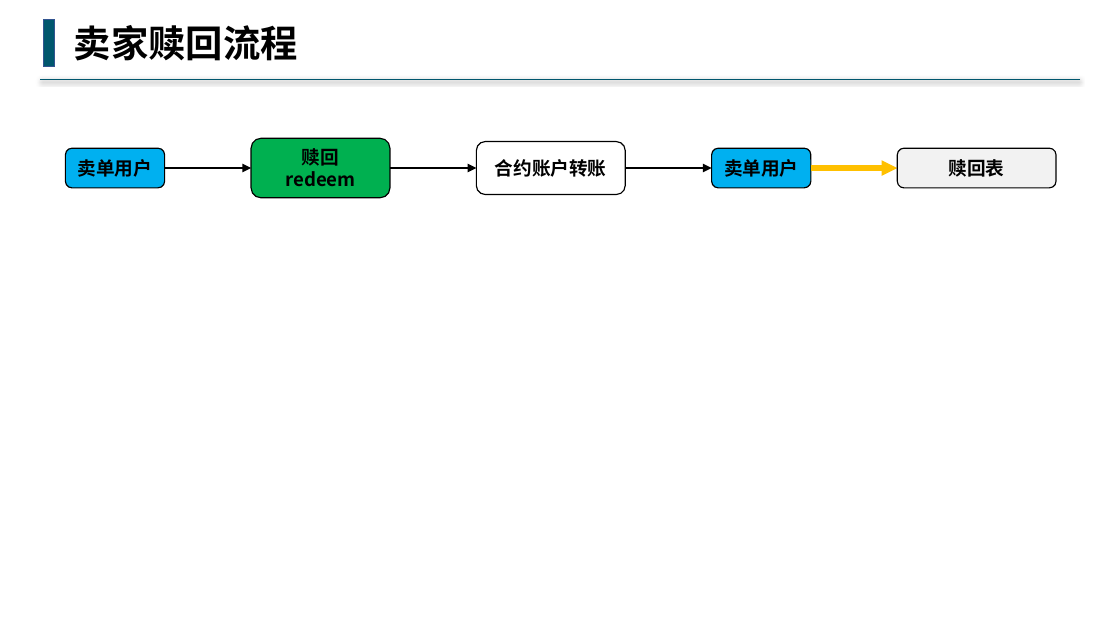
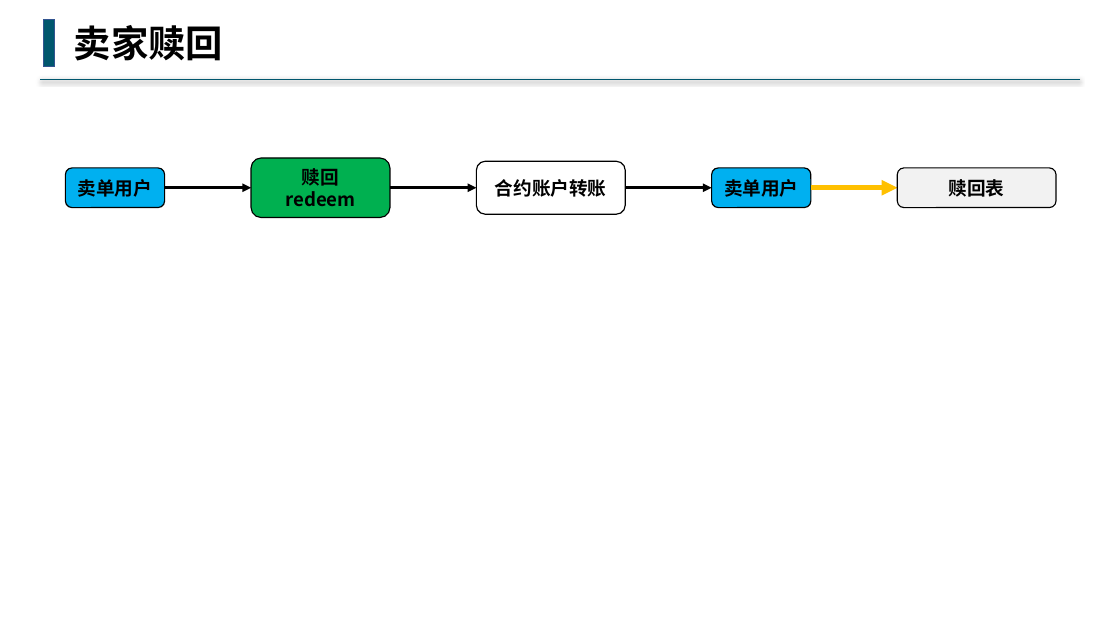
Before and after one commit to buddhachain/buddhaContract, a slide deck: slide 6 of doc/09.场外交易.pptx (slide 4 before the commit). Drawn at 1120x630 pixels with LibreOffice and Linux fonts; fonts in the diff are those of the drawing. Boxes give left, top, right and bottom in pixels: in the first picture for what was removed or moved away, otherwise in the second. Text is boxed around its words. In the diff, an @@ line names an element or a change of style, - is before the commit and + after.

```diff
--- a/doc/09.场外交易.pptx
+++ b/doc/09.场外交易.pptx
@@ text at bbox=[74, 25, 223, 61]: text changed @@
-卖家赎回流程
+卖家赎回
@@ 5 rounded rectangles, 4 arrows: place and size @@
-5 rounded rectangles, 4 arrows at bbox=[66, 139, 1056, 198]
+5 rounded rectangles, 4 arrows at bbox=[66, 158, 1056, 218]
```
Also in this commit, not shown: 3 other slides changed, 3 slides added.
